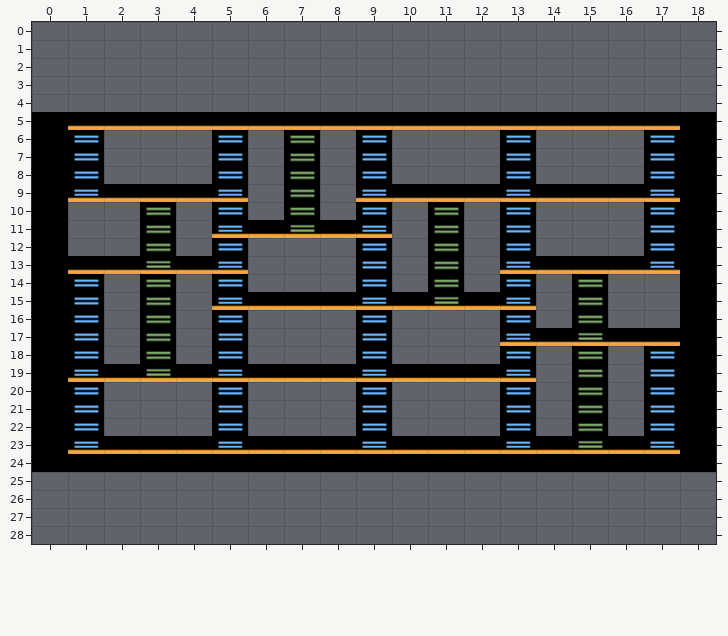
Two states of a Tiled map (JSON), BurgerTime/assets/levels/Level1.json. Above: the version before the commit.
Cells are 60x30 px. Shown: x 0..18, y 0..28. The old version is drawn lined up with the new one.
After the commit:
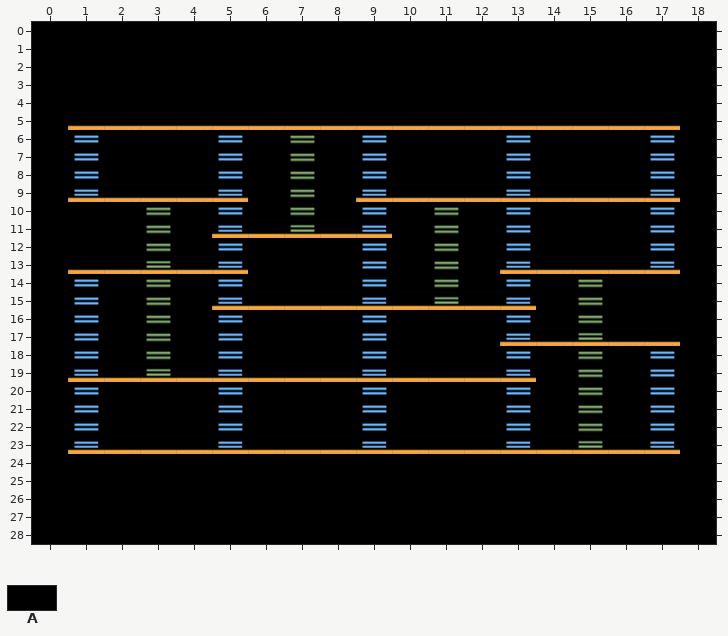
Key: from "Map": A 5.
_ is an empty cell.
Tiles of an added or newly shown layer are drawn over the layers below it.
Change:
map size 19x20 -> 19x29 cells (old content now starts at 0,5; both pictures use the new coordinates)
Layer "Background" (now shown):
y 0..4: x 0..18 ___________________ -> AAAAAAAAAAAAAAAAAAA
y 6..8: x 2..4 ___ -> AAA; x 6 _ -> A; x 8 _ -> A; x 10..12 ___ -> AAA; x 14..16 ___ -> AAA
y 9: x 6 _ -> A; x 8 _ -> A
y 10: x 1..2 __ -> AA; x 4 _ -> A; x 6 _ -> A; x 8 _ -> A; x 10 _ -> A; x 12 _ -> A; x 14..16 ___ -> AAA
y 11: x 1..2 __ -> AA; x 4 _ -> A; x 10 _ -> A; x 12 _ -> A; x 14..16 ___ -> AAA
y 12: x 1..2 __ -> AA; x 4 _ -> A; x 6..8 ___ -> AAA; x 10 _ -> A; x 12 _ -> A; x 14..16 ___ -> AAA
y 13: x 6..8 ___ -> AAA; x 10 _ -> A; x 12 _ -> A
y 14: x 2 _ -> A; x 4 _ -> A; x 6..8 ___ -> AAA; x 10 _ -> A; x 12 _ -> A; x 14 _ -> A; x 16..17 __ -> AA
y 15: x 2 _ -> A; x 4 _ -> A; x 14 _ -> A; x 16..17 __ -> AA
y 16: x 2 _ -> A; x 4 _ -> A; x 6..8 ___ -> AAA; x 10..12 ___ -> AAA; x 14 _ -> A; x 16..17 __ -> AA
y 17: x 2 _ -> A; x 4 _ -> A; x 6..8 ___ -> AAA; x 10..12 ___ -> AAA
y 18: x 2 _ -> A; x 4 _ -> A; x 6..8 ___ -> AAA; x 10..12 ___ -> AAA; x 14 _ -> A; x 16 _ -> A
y 19: x 14 _ -> A; x 16 _ -> A
y 20..22: x 2..4 ___ -> AAA; x 6..8 ___ -> AAA; x 10..12 ___ -> AAA; x 14 _ -> A; x 16 _ -> A
y 25..28: x 0..18 ___________________ -> AAAAAAAAAAAAAAAAAAA
